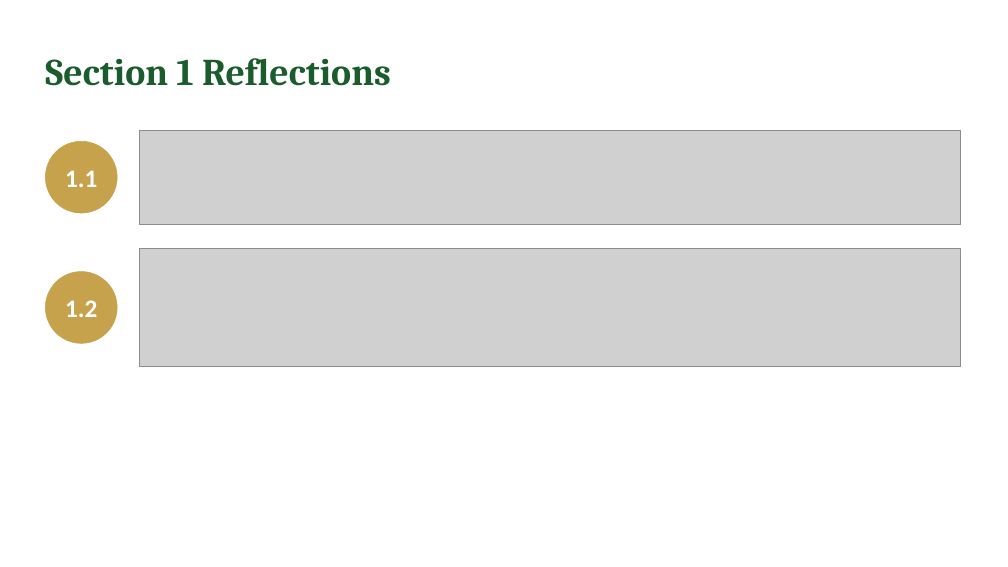
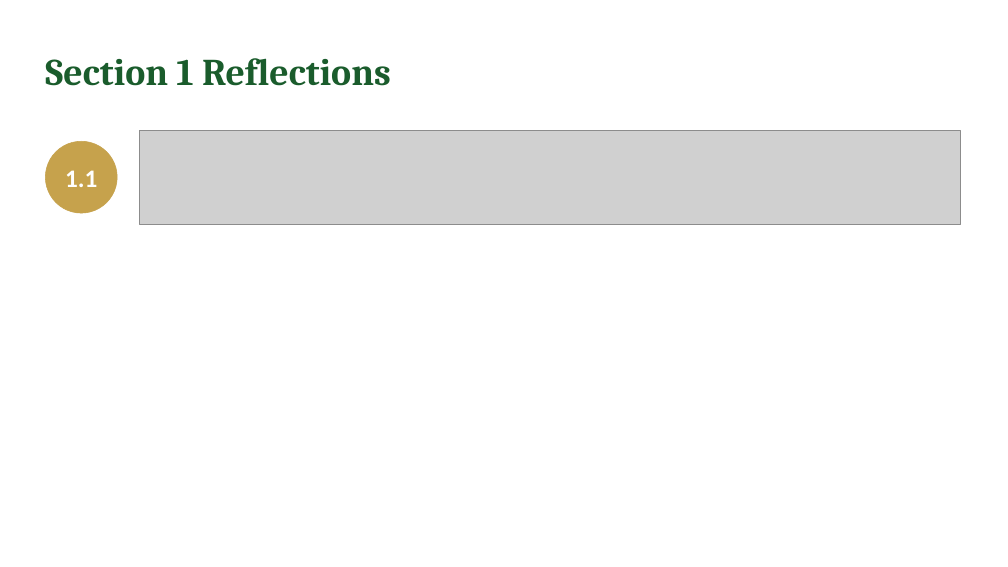
Before and after one commit to IBSL26/ibsl-platform, a slide deck: slide 10 of Unit decks/Unit 02 - Strategy Visioning & Success in Practice (SiP).pptx. Drawn at 1008x567 pixels with LibreOffice and Linux fonts; fonts in the diff are those of the drawing; grey boxes stand for pictures. Boxes give left, top, right and bottom in pixels: in the first picture for what was removed or moved away, otherwise in the second. Text is boxed around its words. In the diff, an @@ line names an element or a change of style, - is before the commit and + after.

```diff
--- a/Unit decks/Unit 02 - Strategy Visioning & Success in Practice (SiP).pptx
+++ b/Unit decks/Unit 02 - Strategy Visioning & Success in Practice (SiP).pptx
@@ picture removed at (140,249,960,367) @@
@@ ellipse removed at (45,271,117,343) @@
-1.2
```
Also in this commit, not shown: 8 other slides changed, 1 slide added, 1 slide removed, 43 other files.
